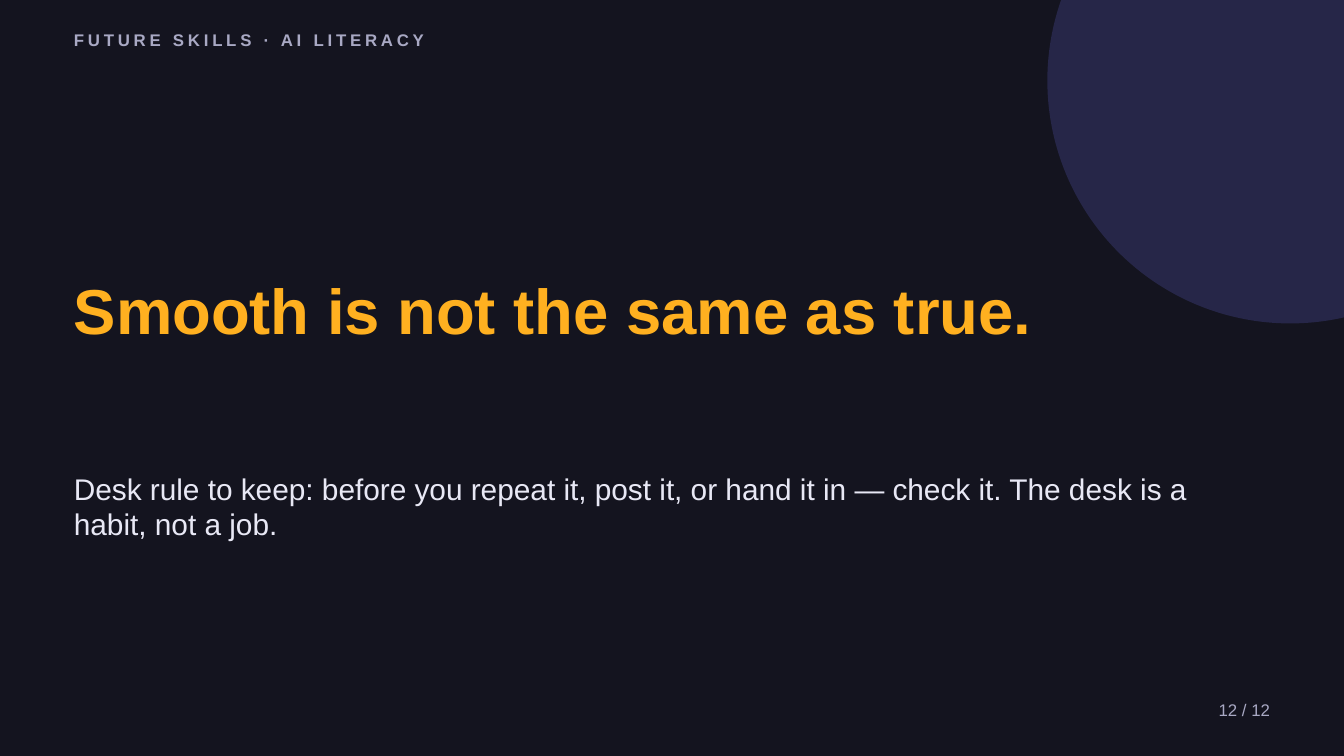
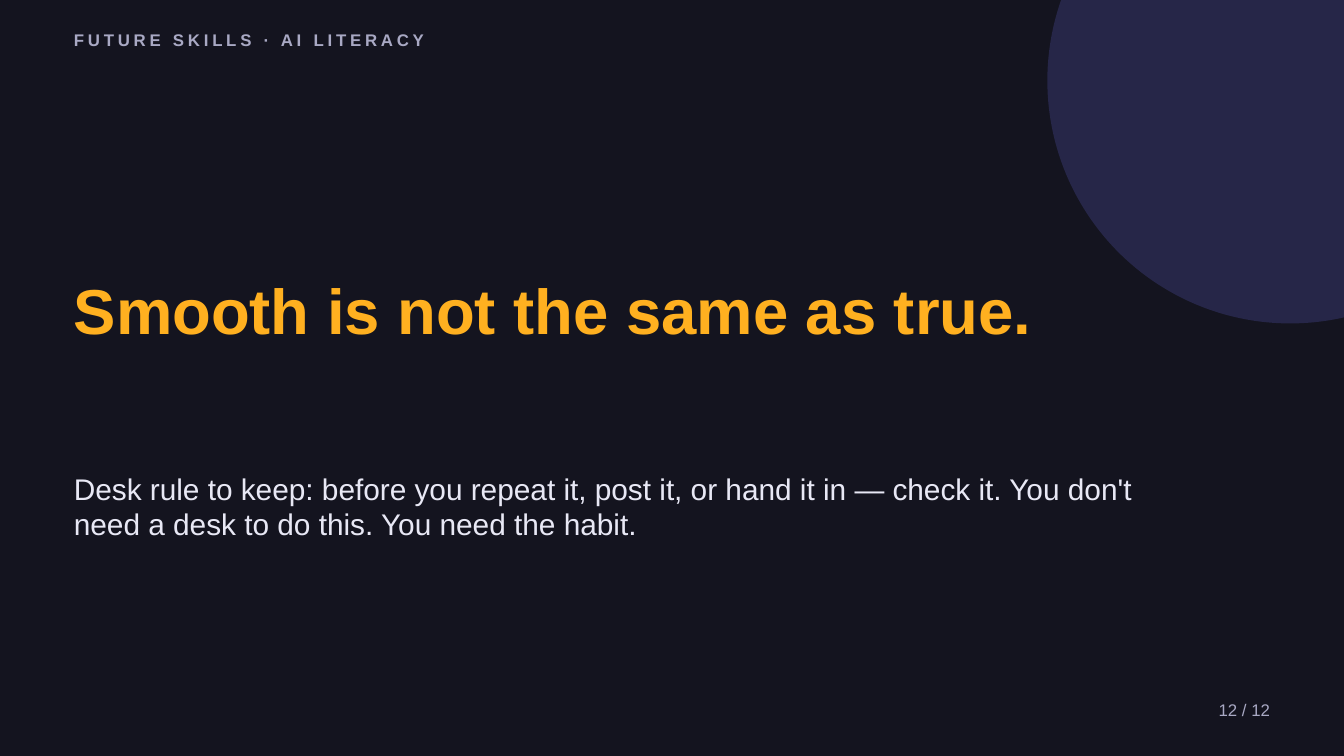
Before and after one commit to phiunit/tptphi, a slide deck: slide 12 of products/ai-fact-check-lab/dist/Hallucination Hunters - Slides.pptx. Drawn at 1344x756 pixels with LibreOffice and Linux fonts; fonts in the diff are those of the drawing. Boxes give left, top, right and bottom in pixels: in the first picture for what was removed or moved away, otherwise in the second. Text is boxed around its words. In the diff, an @@ line names an element or a change of style, - is before the commit and + after.

```diff
--- a/products/ai-fact-check-lab/dist/Hallucination Hunters - Slides.pptx
+++ b/products/ai-fact-check-lab/dist/Hallucination Hunters - Slides.pptx
@@ text at [74, 478, 1132, 536]: text changed @@
-Desk rule to keep: before you repeat it, post it, or hand it in — check it. The desk is a habit, not a job.
+Desk rule to keep: before you repeat it, post it, or hand it in — check it. You don't need a desk to do this. You need the habit.
```
Also in this commit, not shown: 9 other slides changed, 1 slide added, 1 slide removed, 34 other files.
